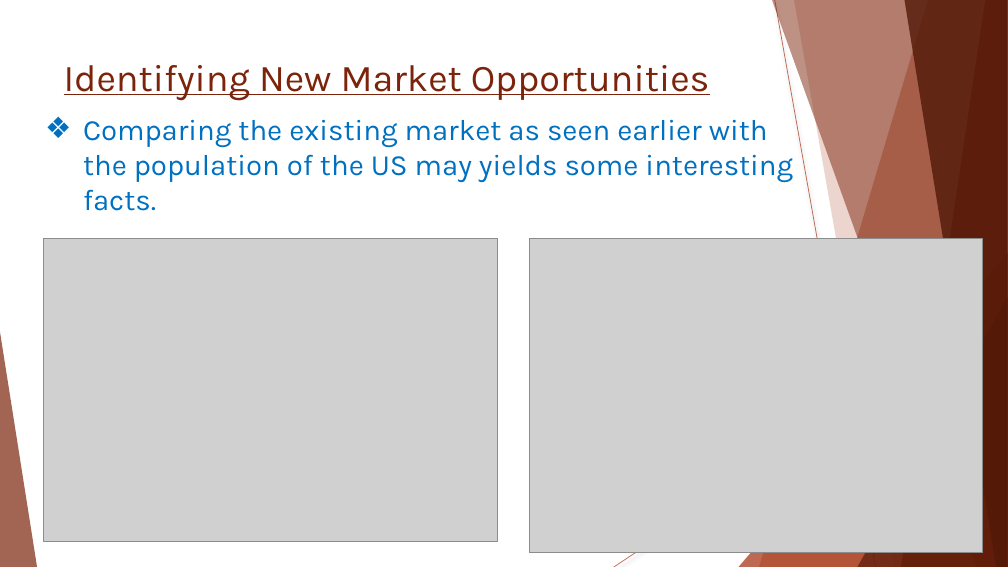
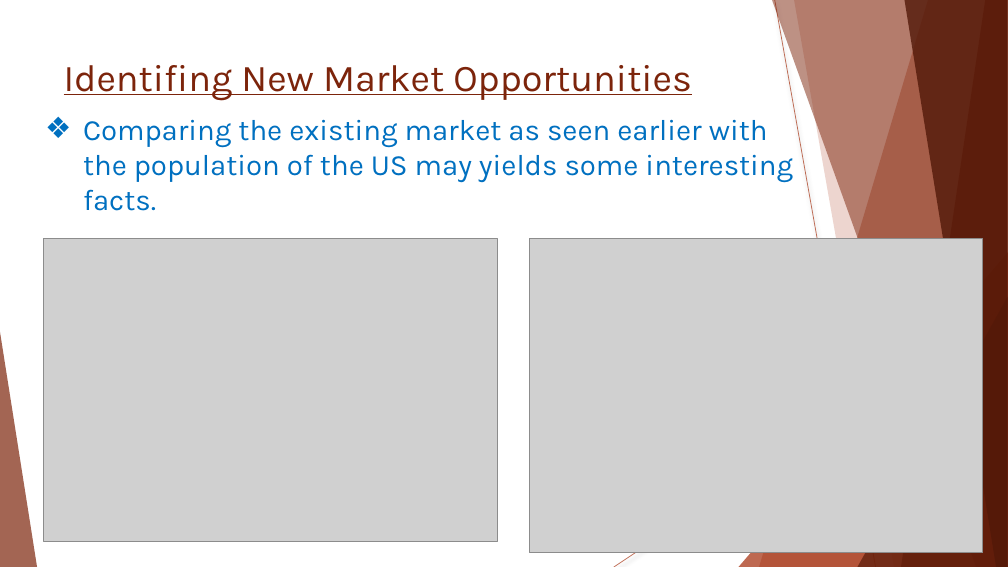
Before and after one commit to Wu-Sophia/BeerAnalysis, a slide deck: slide 13 of DataDynamos_BeerMarketingPresentation.pptx (slide 14 before the commit). Drawn at 1008x567 pixels with LibreOffice and Linux fonts; fonts in the diff are those of the drawing; grey boxes stand for pictures. Boxes give left, top, right and bottom in pixels: in the first picture for what was removed or moved away, otherwise in the second. Text is boxed around its words. In the diff, an @@ line names an element or a change of style, - is before the commit and + after.

```diff
--- a/DataDynamos_BeerMarketingPresentation.pptx
+++ b/DataDynamos_BeerMarketingPresentation.pptx
@@ title at <box>64,65,692,101</box>: text changed @@
-Identifying New Market Opportunities
+Identifing New Market Opportunities
```
Also in this commit, not shown: 9 other slides changed.
